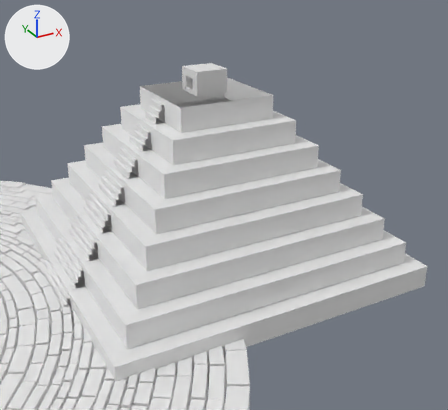
A saved change to the FBX model Escape Room/Assets/Models/Temple Outside .fbx.
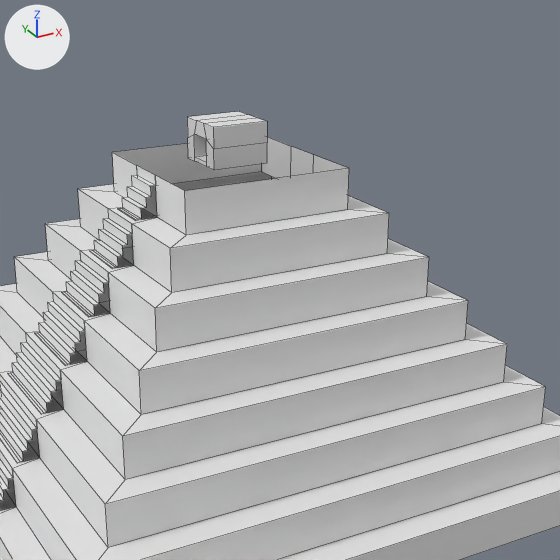
Each version appears first whole from a 50 mm camera at (10.2, -32.8, 20.6) aimed at (27.1, -1.9, 5.2), and next in a close-up on the part from 17% to 88% of the width and 0% to 77% of the height. Every picture has the same lights, and +X, +Y and +Z are marked at upper left. The close-ups show mesh edges as thin lines. Where no turn or scale is listed for an object, it has been applied to the vertices. Vertices at the same position are counted once.

Before the edit, the objects in view are built like this:
```python
me_pyramid = bpy.data.meshes.new('Pyramid')
me_pyramid.from_pydata(...)  # 320 vertices, 230 faces; spans x -10.6..9.9, y -9.9..9.9, z 0.0..12.6
ob_pyramid = bpy.data.objects.new('Pyramid', me_pyramid)
ob_pyramid.location = (26.89, 0.0, 0.77)
```
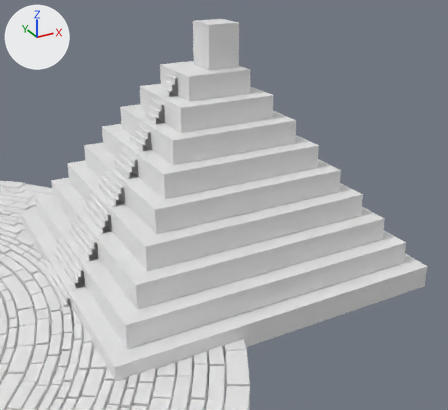
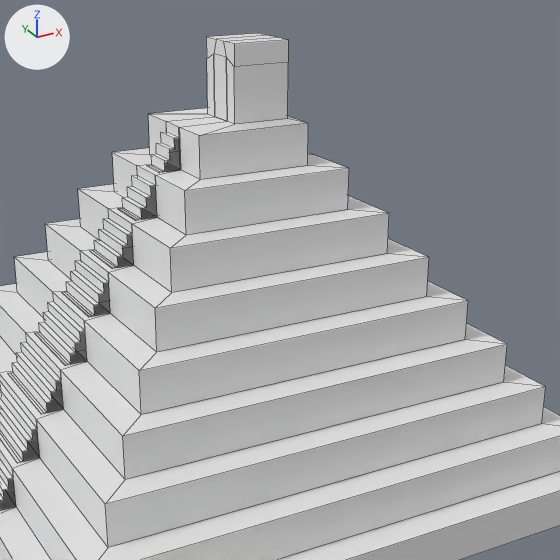
Changed parts and their boxes (x1, y1, x2, y2) in the close-ups (560 x 560 px):
'Pyramid', reshaped: before (0, 111, 560, 560); after (0, 33, 560, 560)
'Door', added: after (214, 54, 227, 121)
part 1 of me_pyramid, deleted: before (187, 111, 267, 170)
part 2 of me_pyramid, added: after (113, 33, 348, 191)

What changed in the scene script:
```text
Change me_pyramid:
    used by ob_pyramid; location = (26.89, 0.0, 0.77)
    remove me_pyramid.from_pydata(...)  # 320 vertices, 230 faces; spans x -10.6..9.9, y -9.9..9.9, z 0.0..12.6
    add me_pyramid.from_pydata(...)  # 368 vertices, 267 faces; spans x -10.6..9.9, y -9.9..9.9, z 0.0..15.1
    me_pyramid part 1: the loose piece of 32 vertices spanning x -1.0..1.0, y -1.0..1.0, z 11.2..12.6 is deleted
    me_pyramid part 2
    58 vertices are added at x -2.7..2.0, y -2.0..2.0, z 11.2..15.1
    14 new vertices lie (0.0, 1.0, 0.0) away from vertices in x -2.7..2.0, y -0.5, z 11.2..12.6
    8 new vertices lie (2.0, 0.0, 0.0) away from vertices in x -0.2, y -1.0..1.0, z 12.6..15.1
    64 new faces join them
Add me_pyramid_001:
    me_pyramid_001.from_pydata(...)  # a box spanning x -0.21..-0.07, y -0.44..0.46, z 12.58..14.63
Add ob_door:
    ob_door = bpy.data.objects.new('Door', me_pyramid_001)
    ob_door.location = (26.89, 0.0, 0.77)
```
